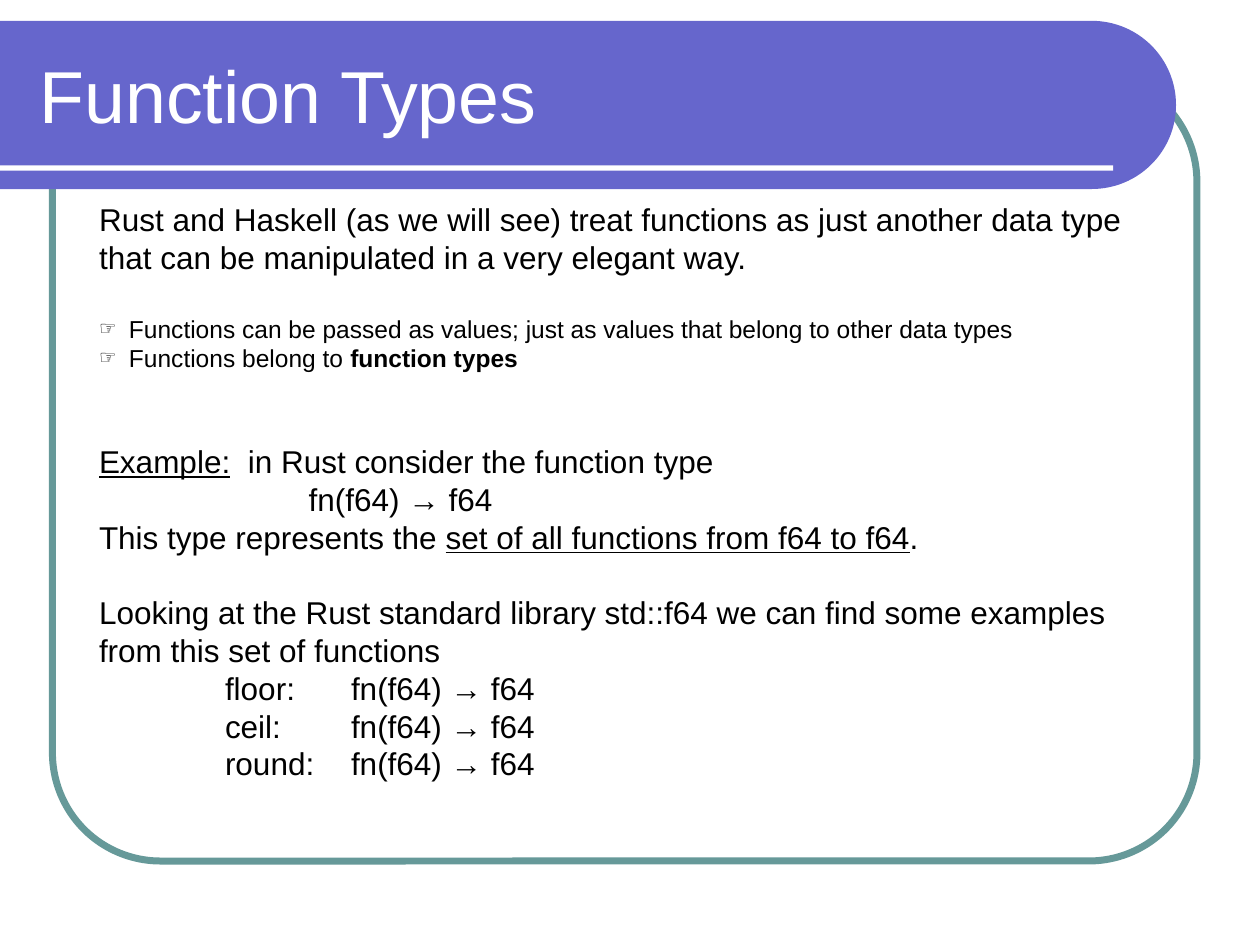
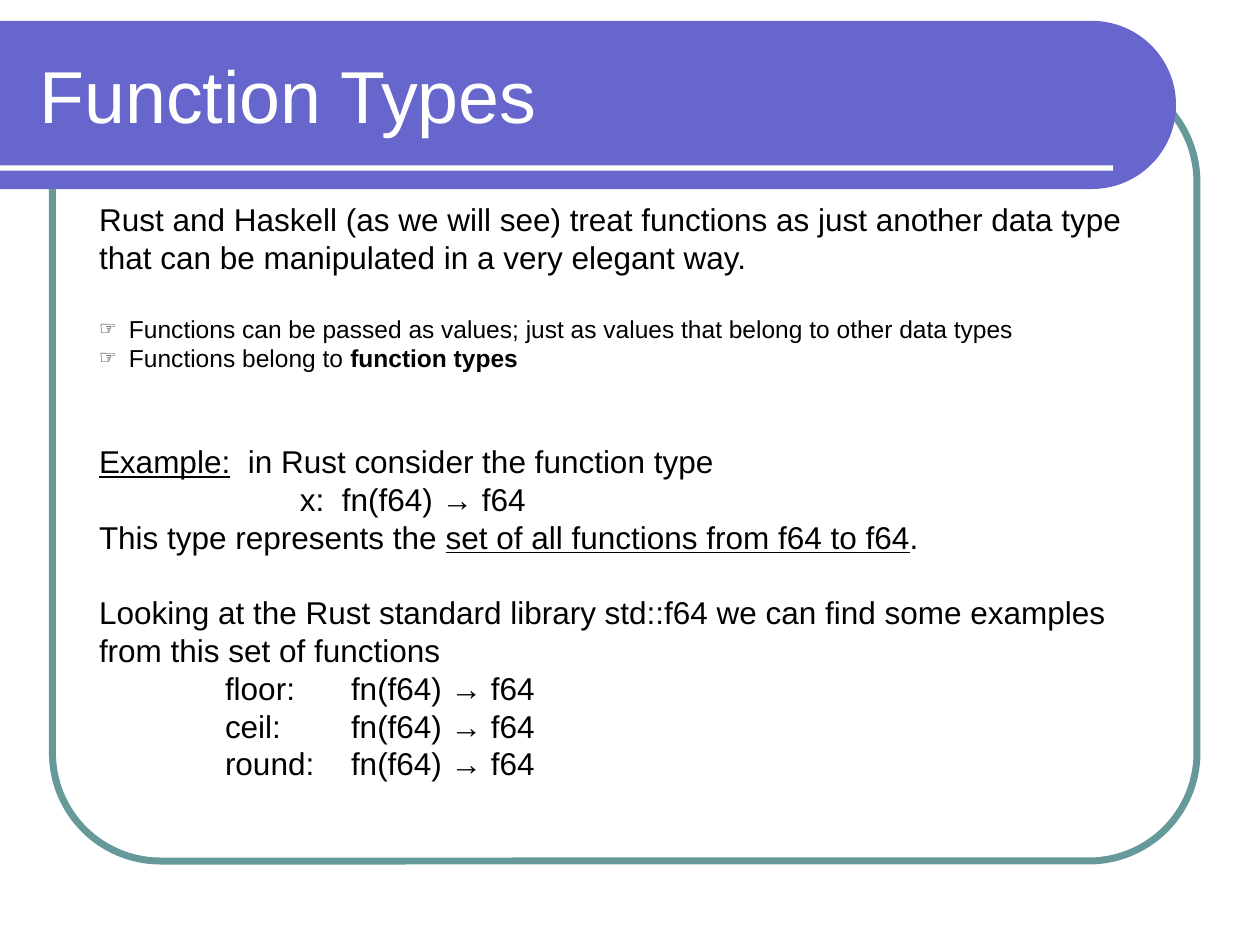
Before and after one commit to lutzhamel/CSC301, a slide deck: slide 9 of notes/csc301-ln003.ppt. Drawn at 1260x945 pixels with LibreOffice and Linux fonts; fonts in the diff are those of the drawing. Boxes give left, top, right and bottom in pixels: in the first picture for what was removed or moved away, otherwise in the second. Text is boxed around its words. In the diff, an @@ line names an element or a change of style, - is before the commit and + after.

```diff
--- a/notes/csc301-ln003.ppt
+++ b/notes/csc301-ln003.ppt
@@ text at box(99, 450, 1105, 630): text changed @@
-Example: in Rust consider the function type
-fn(f64) → f64
-This type represents the set of all functions from f64 to f64.
-Looking at the Rust standard library std::f64 we can find some examples
+Example: in Rust consider the function type
+x: fn(f64) → f64
+This type represents the set of all functions from f64 to f64.
+Looking at the Rust standard library std::f64 we can find some examples
```
Also in this commit, not shown: 4 other slides changed, 1 slide added, 4 other files.
